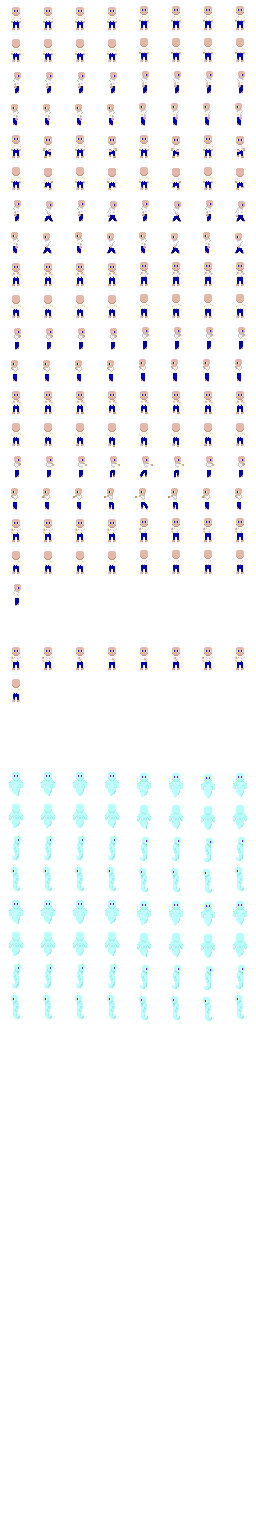
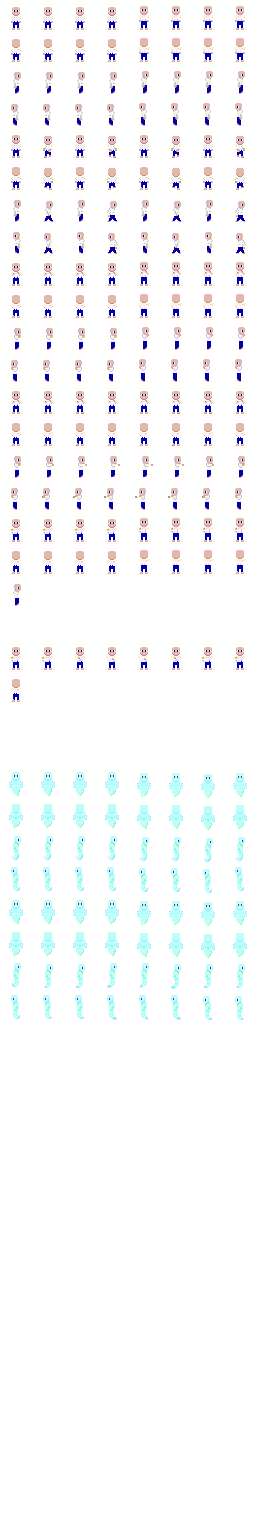
The second 256 x 1536 image is a revision of the first. Changes to its layers:
renamed "PlayerAlive.png" to "Player.png", painted on it over [left=11, top=232, right=246, bottom=1021]
